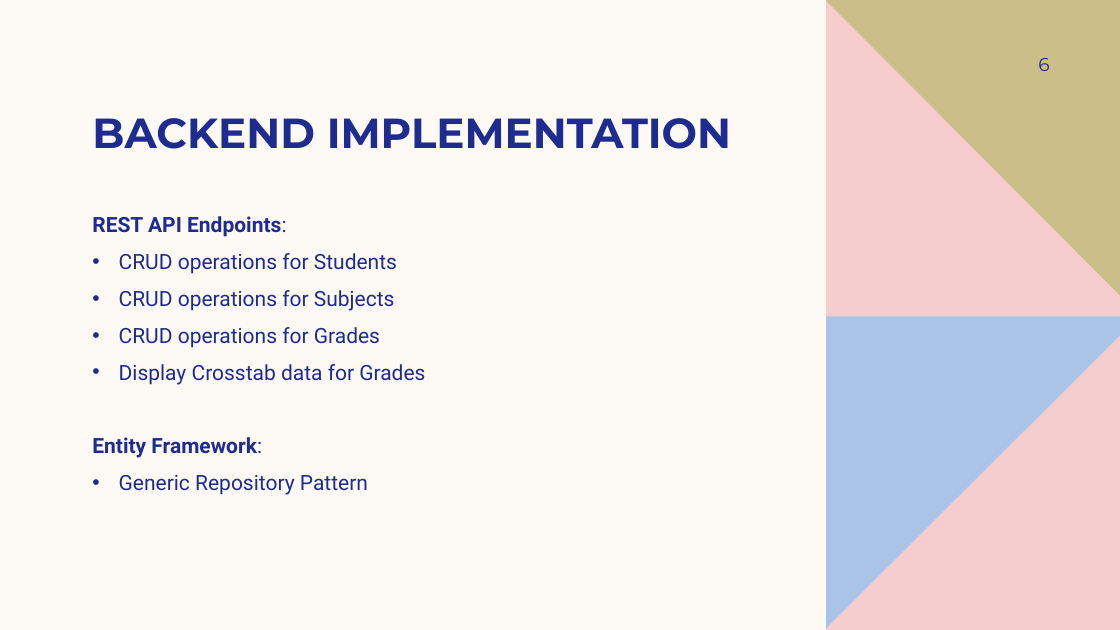
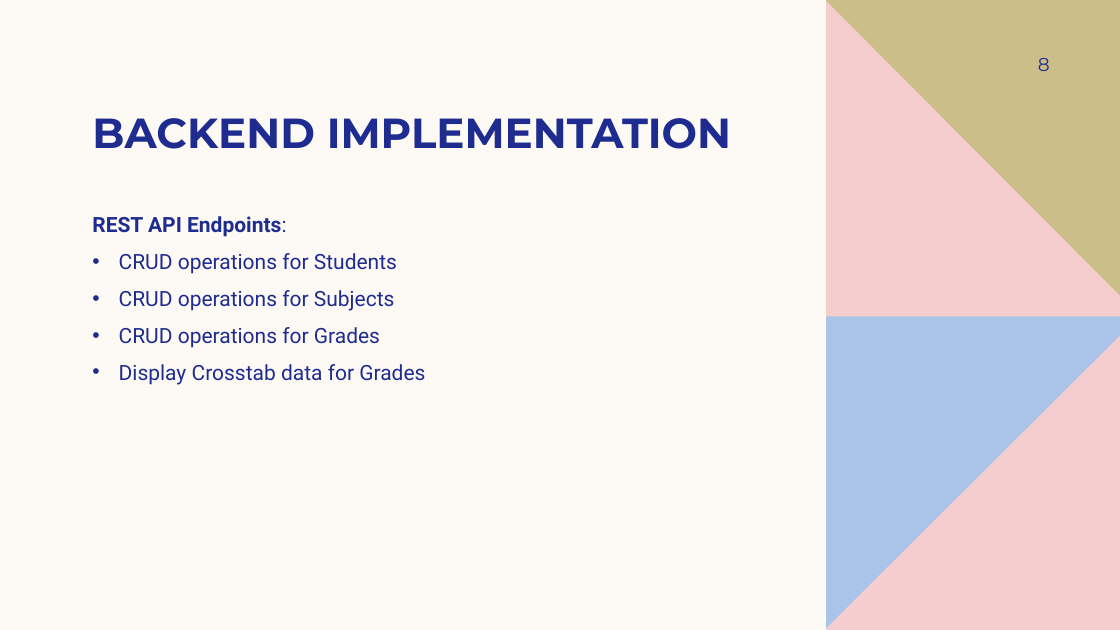
Before and after one commit to jubishkammily/GradePulseRepo, a slide deck: slide 8 of Docs/Grade Pulse.pptx (slide 6 before the commit). Drawn at 1120x630 pixels with LibreOffice and Linux fonts; fonts in the diff are those of the drawing. Boxes give left, top, right and bottom in pixels: in the first picture for what was removed or moved away, otherwise in the second. Text is boxed around its words. In the diff, an @@ line names an element or a change of style, - is before the commit and + after.

```diff
--- a/Docs/Grade Pulse.pptx
+++ b/Docs/Grade Pulse.pptx
@@ page number at <box>1038,58,1050,71</box>: text changed @@
-6
+8
@@ text at <box>92,437,368,495</box>: paragraphs removed @@
-Entity Framework:
-• Generic Repository Pattern
```
Also in this commit, not shown: 5 other slides changed, 2 slides added, 1 slide removed, 6 other files.
